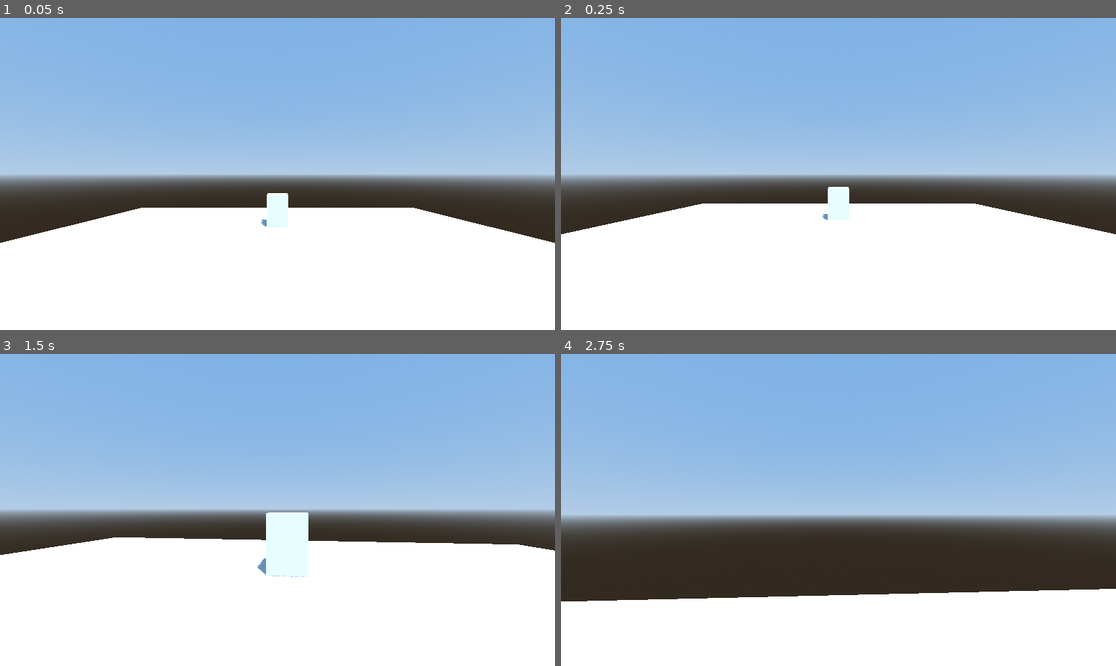
Above: before the commit, frames 1-4 (two rows, left to right).
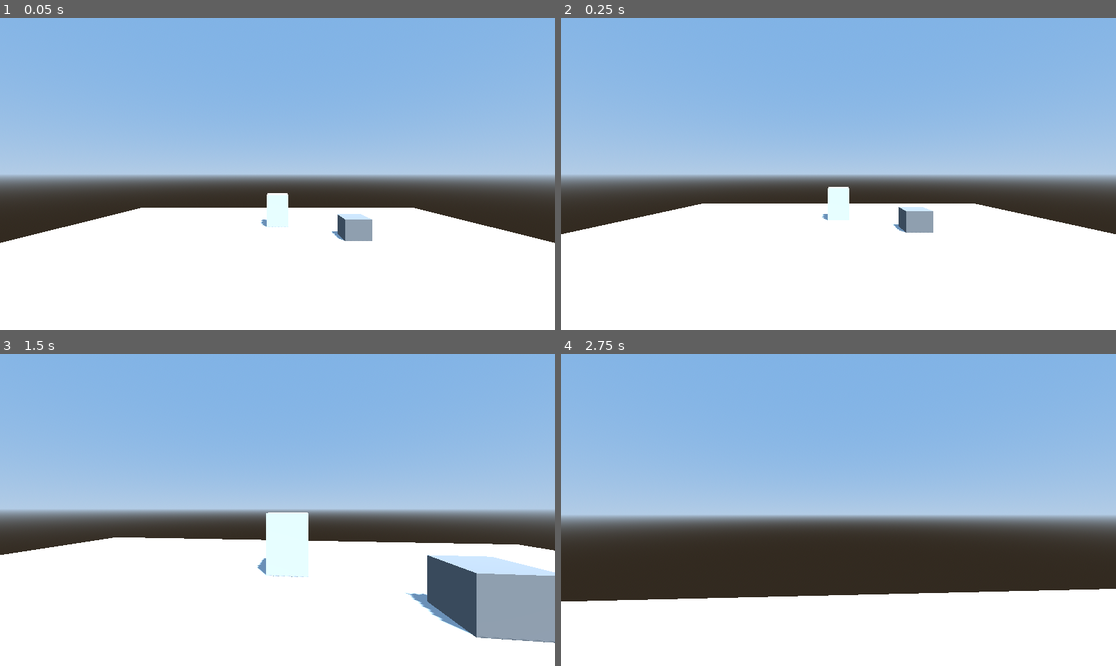
Above: after the commit, the same moments.

Repository: Cyberlane/the-unknown
Game: Godot game, scene res://scenes/test_scene.tscn
Two runs of this game, one before a commit and one after it. Both use one fixed random seed, a clock stepped at 60 frames per second and the inputs below.
Inputs (mouse positions are in pixels of both pictures, inside the frame that each line leads up to):
- Up to frame 1 (0.05 s): no input
- Up to frame 2 (0.25 s): no input
- Up to frame 3 (1.5 s): tap Enter (ui_accept) at 0.5, 0.77, 0.8, 1.07, 1.35 s; move the mouse to (305, 510) at 0.52 s; hold E (interact, bound only after the commit) 0.53-1.28 s; hold W (move_forward) from 0.53 s (still down); move the mouse to (249, 510) at 1.27 s
- Up to frame 4 (2.75 s): keep holding W (move_forward); tap Enter (ui_accept) at 1.52, 1.82, 2.3 s; tap E (interact, bound only after the commit) at 1.55 s; move the mouse to (849, 503) at 2.02 s; hold 1 (dimension_1) from 2.03 s (still down)

The runs differ from the first frame. In frame 1, 0.5% of the frame differs, in the area x 59-68%, y 62-72%; in frame 2, 0.5%; in frame 3, 5.6%, in the area x 73-100%, y 64-93%; in frame 4, nothing differs.

Commit message:
feat: add raycast-based interaction system
- Create Interactable base class for interactive objects
- Add RayCast3D to player camera for detecting interactables
- Implement interaction detection and E key input (physical_keycode 69)
- Create GameUI with interaction prompt and dialogue systems
- Add InteractionUI for "Press E to interact" prompts
- Add DialogueUI with panel for displaying text
- Interaction range: 3 meters (configurable)
- Collision layer 2 designated for interactable objects
- Add example interactable pedestal to test scene
- Auto-show/hide prompts when looking at interactables
- Press E or Space to close dialogue

Player script now:
- Checks raycast every frame for interactables
- Shows/hides interaction prompt automatically
- Triggers interact() on interactables when E is pressed
- Finds Interactable components on colliders or parents

This enables narrative elements, puzzles, and object examination
throughout the game world.

Co-Authored-By: Claude Sonnet 4.5 <noreply@anthropic.com>

Diff:
--- a/project.godot
+++ b/project.godot
@@ -61,3 +61,8 @@
 "events": [Object(InputEventKey,"resource_local_to_scene":false,"resource_name":"","device":-1,"window_id":0,"alt_press …(191 unchanged characters)…
 ]
 }
+interact={
+"deadzone": 0.5,
+"events": [Object(InputEventKey,"resource_local_to_scene":false,"resource_name":"","device":-1,"window_id":0,"alt_pressed":false,"shift_pressed":false,"ctrl_pressed":false,"meta_pressed":false,"pressed":false,"keycode":0,"physical_keycode":69,"key_label":0,"unicode":101,"location":0,"echo":false,"script":null)
+]
+}
--- a/scenes/player/player.gd
+++ b/scenes/player/player.gd
@@ -6,11 +6,14 @@
 const MOUSE_SENSITIVITY = 0.002
 
 @export var dimension_switch_sound: AudioStream
+@export var interaction_distance: float = 3.0
 
 @onready var camera = $Camera3D
 @onready var dimension_audio = $DimensionSwitchAudio
+@onready var interaction_ray = $Camera3D/InteractionRay
 
 var gravity = ProjectSettings.get_setting("physics/3d/default_gravity")
+var current_interactable: Interactable = null
 
 # Dimension-specific pitch variations for the whoosh sound
 var dimension_pitches = {
@@ -29,6 +32,9 @@
     # Set up audio player
     if dimension_switch_sound:
         dimension_audio.stream = dimension_switch_sound
+
+    # Set up interaction raycast
+    interaction_ray.target_position = Vector3(0, 0, -interaction_distance)
 
 func _on_dimension_changed(new_dim):
     # Play whoosh sound with dimension-specific pitch
@@ -61,6 +67,10 @@
     elif event.is_action_pressed("dimension_4"):
         DimensionManager.switch_to(3)  # NIGHTMARE
 
+    # Interaction with E key
+    if event.is_action_pressed("interact"):
+        _try_interact()
+
 func _physics_process(delta):
     # Add gravity
     if not is_on_floor():
@@ -82,3 +92,53 @@
         velocity.z = move_toward(velocity.z, 0, SPEED)
 
     move_and_slide()
+
+    # Check for interactables every frame
+    _check_for_interactable()
+
+func _check_for_interactable() -> void:
+    if interaction_ray.is_colliding():
+        var collider = interaction_ray.get_collider()
+
+        # Check if we hit an Interactable or a node with an Interactable parent
+        var interactable = _find_interactable(collider)
+
+        if interactable and interactable != current_interactable:
+            current_interactable = interactable
+            _show_interaction_prompt()
+        elif not interactable and current_interactable:
+            current_interactable = null
+            _hide_interaction_prompt()
+    else:
+        if current_interactable:
+            current_interactable = null
+            _hide_interaction_prompt()
+
+func _find_interactable(node: Node) -> Interactable:
+    # Check if the node itself is an Interactable
+    if node is Interactable:
+        return node
+
+    # Check if any parent is an Interactable
+    var current = node
+    while current:
+        if current is Interactable:
+            return current
+        current = current.get_parent()
+
+    return null
+
+func _try_interact() -> void:
+    if current_interactable:
+        current_interactable.interact(self)
+
+func _show_interaction_prompt() -> void:
+    var ui = get_tree().get_first_node_in_group("interaction_ui")
+    if ui and ui.has_method("show_prompt"):
+        var prompt = current_interactable.get_interaction_prompt()
+        ui.show_prompt(prompt)
+
+func _hide_interaction_prompt() -> void:
+    var ui = get_tree().get_first_node_in_group("interaction_ui")
+    if ui and ui.has_method("hide_prompt"):
+        ui.hide_prompt()
--- a/scenes/player/player.tscn
+++ b/scenes/player/player.tscn
@@ -16,5 +16,10 @@
 [node name="Camera3D" type="Camera3D" parent="."]
 transform = Transform3D(1, 0, 0, 0, 1, 0, 0, 0, 1, 0, 1.6, 0)
 
+[node name="InteractionRay" type="RayCast3D" parent="Camera3D"]
+target_position = Vector3(0, 0, -3)
+collision_mask = 2
+collide_with_areas = true
+
 [node name="DimensionSwitchAudio" type="AudioStreamPlayer" parent="."]
 bus = &"SFX"
--- a/scenes/test_scene.tscn
+++ b/scenes/test_scene.tscn
@@ -1,10 +1,12 @@
-[gd_scene load_steps=22 format=3 uid="uid://bkj8x7vn5qr2p"]
+[gd_scene load_steps=25 format=3 uid="uid://bkj8x7vn5qr2p"]
 
 [ext_resource type="PackedScene" uid="uid://cx8yp7qn2uqyg" path="res://scenes/player/player.tscn" id="1_player"]
 [ext_resource type="Script" path="res://scripts/dimension_object.gd" id="2_dimobj"]
 [ext_resource type="Script" path="res://scripts/dimension_environment.gd" id="3_dimenv"]
 [ext_resource type="Shader" path="res://materials/shaders/dimension_transition.gdshader" id="4_shader"]
 [ext_resource type="Script" path="res://scripts/dimension_transition_overlay.gd" id="5_overlay"]
+[ext_resource type="PackedScene" uid="uid://dyh3m8v4n5qr8" path="res://scenes/ui/game_ui.tscn" id="6_gameui"]
+[ext_resource type="Script" path="res://scripts/interactable.gd" id="7_interact"]
 
 [sub_resource type="BoxMesh" id="BoxMesh_floor"]
 size = Vector3(20, 0.2, 20)
@@ -26,6 +28,15 @@
 
 [sub_resource type="BoxMesh" id="BoxMesh_cube"]
 size = Vector3(1, 1.5, 1)
+
+[sub_resource type="BoxMesh" id="BoxMesh_pedestal"]
+size = Vector3(1, 0.8, 1)
+
+[sub_resource type="StandardMaterial3D" id="StandardMaterial3D_pedestal"]
+albedo_color = Color(0.5, 0.5, 0.5, 1)
+
+[sub_resource type="BoxShape3D" id="BoxShape3D_interact"]
+size = Vector3(1.2, 1.2, 1.2)
 
 [sub_resource type="BoxMesh" id="BoxMesh_wall"]
 size = Vector3(8, 4, 0.5)
@@ -178,3 +189,24 @@
 grow_horizontal = 2
 grow_vertical = 2
 mouse_filter = 2
+
+[node name="InteractablePedestal" type="StaticBody3D" parent="."]
+transform = Transform3D(1, 0, 0, 0, 1, 0, 0, 0, 1, 3, 0.5, -3)
+collision_layer = 2
+collision_mask = 0
+script = ExtResource("7_interact")
+interaction_prompt = "Press E to examine the pedestal"
+dialogue_text = "An ancient pedestal. You feel a strange energy emanating from it. Perhaps it holds secrets about the dimensions..."
+
+[node name="MeshInstance3D" type="MeshInstance3D" parent="InteractablePedestal"]
+mesh = SubResource("BoxMesh_pedestal")
+surface_material_override/0 = SubResource("StandardMaterial3D_pedestal")
+
+[node name="InteractionArea" type="Area3D" parent="InteractablePedestal"]
+collision_layer = 2
+collision_mask = 0
+
+[node name="CollisionShape3D" type="CollisionShape3D" parent="InteractablePedestal/InteractionArea"]
+shape = SubResource("BoxShape3D_interact")
+
+[node name="GameUI" parent="." instance=ExtResource("6_gameui")]
--- /dev/null
+++ b/scenes/ui/game_ui.tscn
@@ -0,0 +1,77 @@
+[gd_scene load_steps=3 format=3 uid="uid://dyh3m8v4n5qr8"]
+
+[ext_resource type="Script" path="res://scripts/ui/interaction_ui.gd" id="1_interact"]
+[ext_resource type="Script" path="res://scripts/ui/dialogue_ui.gd" id="2_dialogue"]
+
+[node name="GameUI" type="CanvasLayer"]
+
+[node name="InteractionUI" type="Control" parent="."]
+layout_mode = 3
+anchors_preset = 15
+anchor_right = 1.0
+anchor_bottom = 1.0
+grow_horizontal = 2
+grow_vertical = 2
+mouse_filter = 2
+script = ExtResource("1_interact")
+
+[node name="PromptLabel" type="Label" parent="InteractionUI"]
+layout_mode = 1
+anchors_preset = 8
+anchor_left = 0.5
+anchor_top = 0.5
+anchor_right = 0.5
+anchor_bottom = 0.5
+offset_left = -100.0
+offset_top = 100.0
+offset_right = 100.0
+offset_bottom = 130.0
+grow_horizontal = 2
+grow_vertical = 2
+theme_override_colors/font_outline_color = Color(0, 0, 0, 1)
+theme_override_constants/outline_size = 4
+theme_override_font_sizes/font_size = 20
+text = "Press E to interact"
+horizontal_alignment = 1
+
+[node name="DialogueUI" type="Control" parent="."]
+layout_mode = 3
+anchors_preset = 15
+anchor_right = 1.0
+anchor_bottom = 1.0
+grow_horizontal = 2
+grow_vertical = 2
+mouse_filter = 2
+script = ExtResource("2_dialogue")
+
+[node name="Panel" type="Panel" parent="DialogueUI"]
+layout_mode = 1
+anchors_preset = 7
+anchor_left = 0.5
+anchor_top = 1.0
+anchor_right = 0.5
+anchor_bottom = 1.0
+offset_left = -400.0
+offset_top = -150.0
+offset_right = 400.0
+offset_bottom = -20.0
+grow_horizontal = 2
+grow_vertical = 0
+
+[node name="MarginContainer" type="MarginContainer" parent="DialogueUI/Panel"]
+layout_mode = 1
+anchors_preset = 15
+anchor_right = 1.0
+anchor_bottom = 1.0
+grow_horizontal = 2
+grow_vertical = 2
+theme_override_constants/margin_left = 20
+theme_override_constants/margin_top = 20
+theme_override_constants/margin_right = 20
+theme_override_constants/margin_bottom = 20
+
+[node name="Label" type="Label" parent="DialogueUI/Panel/MarginContainer"]
+layout_mode = 2
+theme_override_font_sizes/font_size = 18
+text = "This is a dialogue message."
+autowrap_mode = 3
--- /dev/null
+++ b/scripts/interactable.gd
@@ -0,0 +1,30 @@
+# scripts/interactable.gd
+class_name Interactable
+extends Node3D
+
+@export_group("Interaction")
+@export var interaction_prompt: String = "Press E to interact"
+@export_multiline var dialogue_text: String = "This is an interactable object."
+@export var interaction_enabled: bool = true
+
+signal interacted(interactor: Node)
+
+func get_interaction_prompt() -> String:
+    return interaction_prompt
+
+func interact(interactor: Node) -> void:
+    if not interaction_enabled:
+        return
+
+    print("Interacted with: ", name)
+    interacted.emit(interactor)
+
+    # Trigger dialogue if text is set
+    if dialogue_text and not dialogue_text.is_empty():
+        _show_dialogue()
+
+func _show_dialogue() -> void:
+    # Find the DialogueUI in the scene
+    var dialogue_ui = get_tree().get_first_node_in_group("dialogue_ui")
+    if dialogue_ui and dialogue_ui.has_method("show_dialogue"):
+        dialogue_ui.show_dialogue(dialogue_text)
--- /dev/null
+++ b/scripts/ui/dialogue_ui.gd
@@ -0,0 +1,29 @@
+# scripts/ui/dialogue_ui.gd
+extends Control
+
+@onready var dialogue_panel = $Panel
+@onready var dialogue_label = $Panel/MarginContainer/Label
+
+var is_showing: bool = false
+
+func _ready():
+    add_to_group("dialogue_ui")
+    hide_dialogue()
+
+func show_dialogue(text: String) -> void:
+    dialogue_label.text = text
+    dialogue_panel.visible = true
+    is_showing = true
+
+    # Release mouse to allow clicking through dialogue if needed
+    # But player can still press E or Space to close
+
+func hide_dialogue() -> void:
+    dialogue_panel.visible = false
+    is_showing = false
+
+func _input(event):
+    # Close dialogue with E or Space
+    if is_showing and (event.is_action_pressed("interact") or event.is_action_pressed("ui_accept")):
+        hide_dialogue()
+        get_viewport().set_input_as_handled()
--- /dev/null
+++ b/scripts/ui/interaction_ui.gd
@@ -0,0 +1,15 @@
+# scripts/ui/interaction_ui.gd
+extends Control
+
+@onready var prompt_label = $PromptLabel
+
+func _ready():
+    add_to_group("interaction_ui")
+    hide_prompt()
+
+func show_prompt(text: String) -> void:
+    prompt_label.text = text
+    prompt_label.visible = true
+
+func hide_prompt() -> void:
+    prompt_label.visible = false
Not shown, changed: README.md
Not shown, changed: architecture.md
